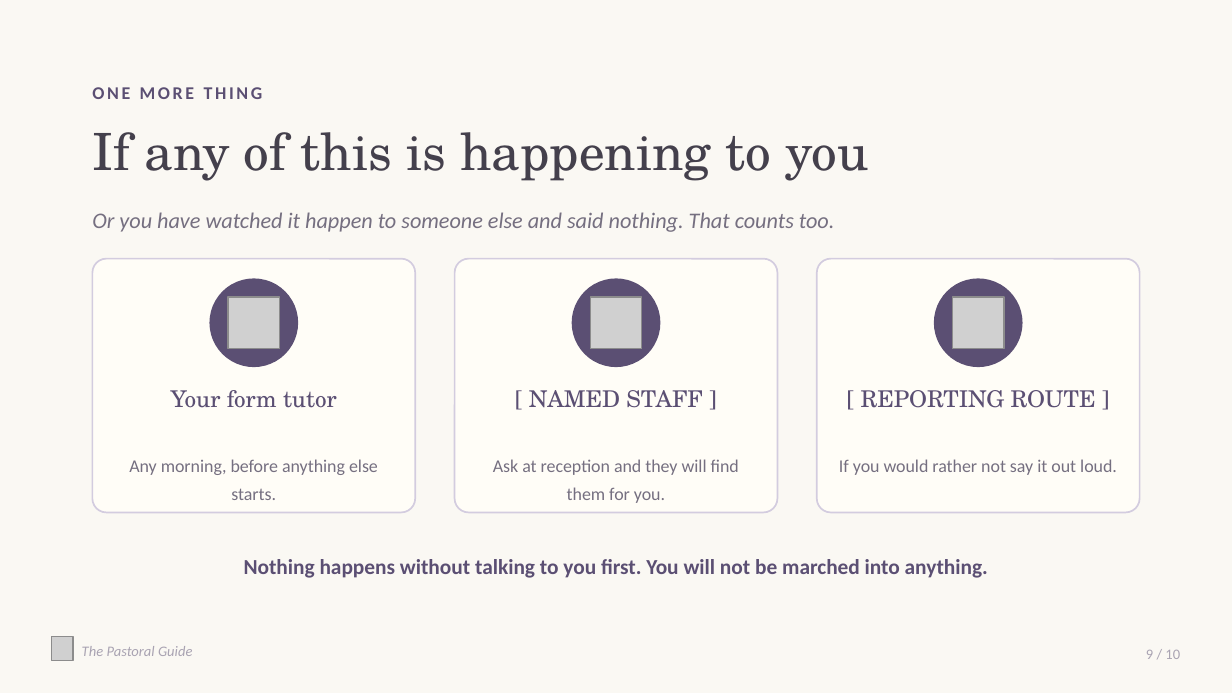
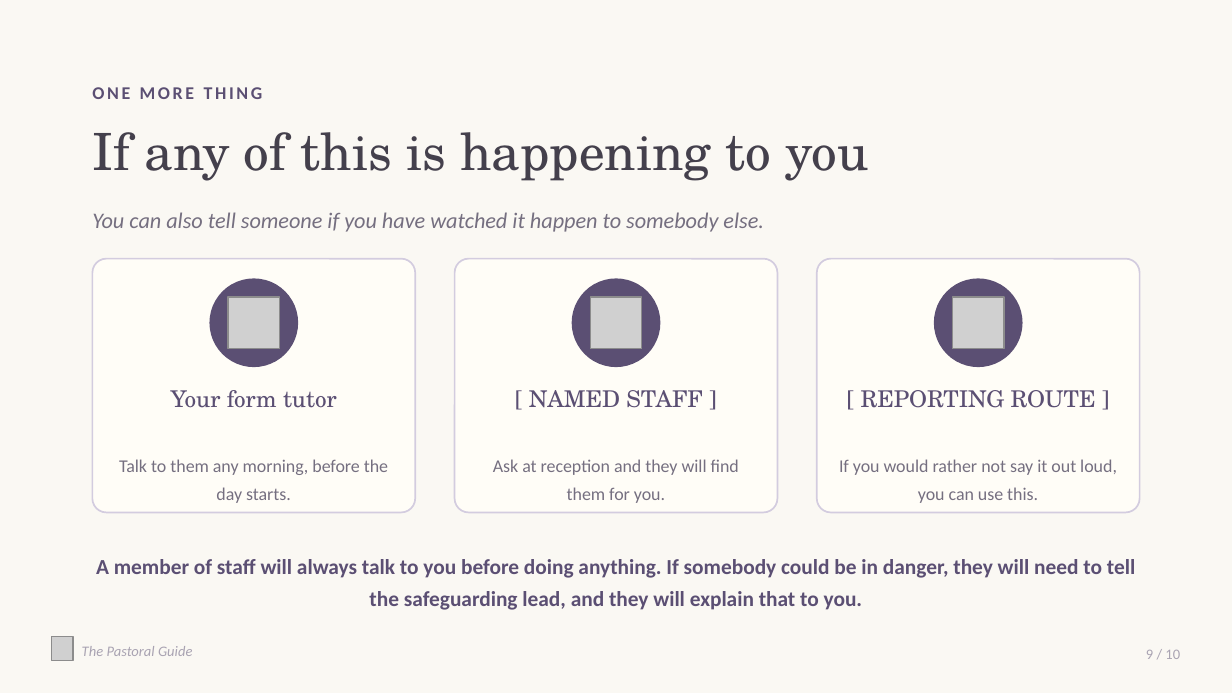
Before and after one commit to thepastoralguide/thepastoralguide.github.io, a slide deck: slide 9 of assemblies-and-events/anti-bullying-week/downloads/Anti_Bullying_Week.pptx. Drawn at 1232x693 pixels with LibreOffice and Linux fonts; fonts in the diff are those of the drawing; grey boxes stand for pictures. Boxes give left, top, right and bottom in pixels: in the first picture for what was removed or moved away, otherwise in the second. Text is boxed around its words. In the diff, an @@ line names an element or a change of style, - is before the commit and + after.

Commit message:
Fix wording in Anti-Bullying Week deck, pack, page and cards

```diff
--- a/assemblies-and-events/anti-bullying-week/downloads/Anti_Bullying_Week.pptx
+++ b/assemblies-and-events/anti-bullying-week/downloads/Anti_Bullying_Week.pptx
@@ text at (x1=92, y1=212, x2=764, y2=232): text changed @@
-Or you have watched it happen to someone else and said nothing. That counts too.
+You can also tell someone if you have watched it happen to somebody else.
@@ text at (x1=119, y1=459, x2=388, y2=503): text changed @@
-Any morning, before anything else starts.
+Talk to them any morning, before the day starts.
@@ text at (x1=839, y1=459, x2=1117, y2=503): text changed @@
-If you would rather not say it out loud.
+If you would rather not say it out loud, you can use this.
@@ text at (x1=96, y1=559, x2=1135, y2=610): text changed @@
-Nothing happens without talking to you first. You will not be marched into anything.
+A member of staff will always talk to you before doing anything. If somebody could be in danger, they will need to tell the safeguarding lead, and they will explain that to you.
```
Also in this commit, not shown: 7 other slides changed, 10 other files.
